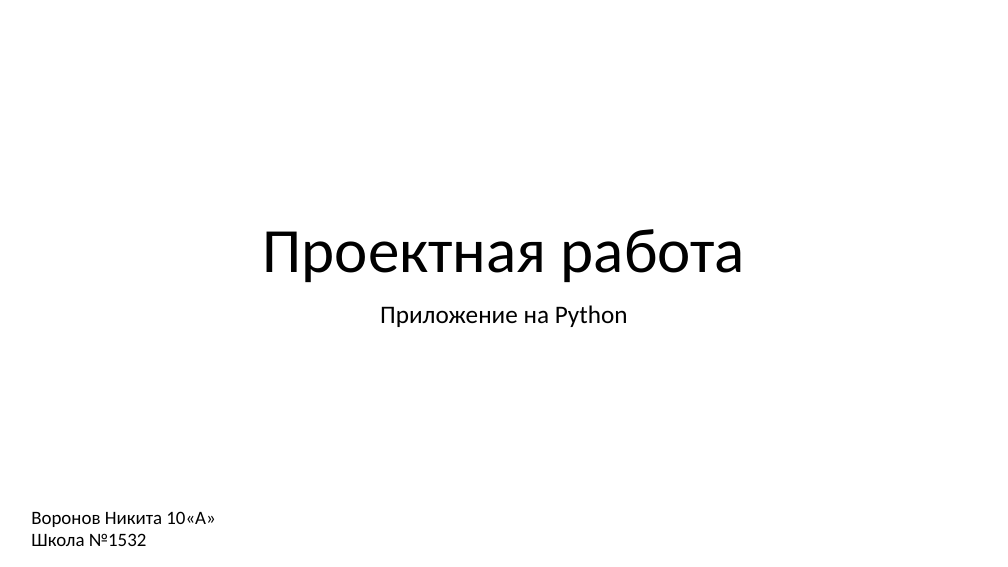
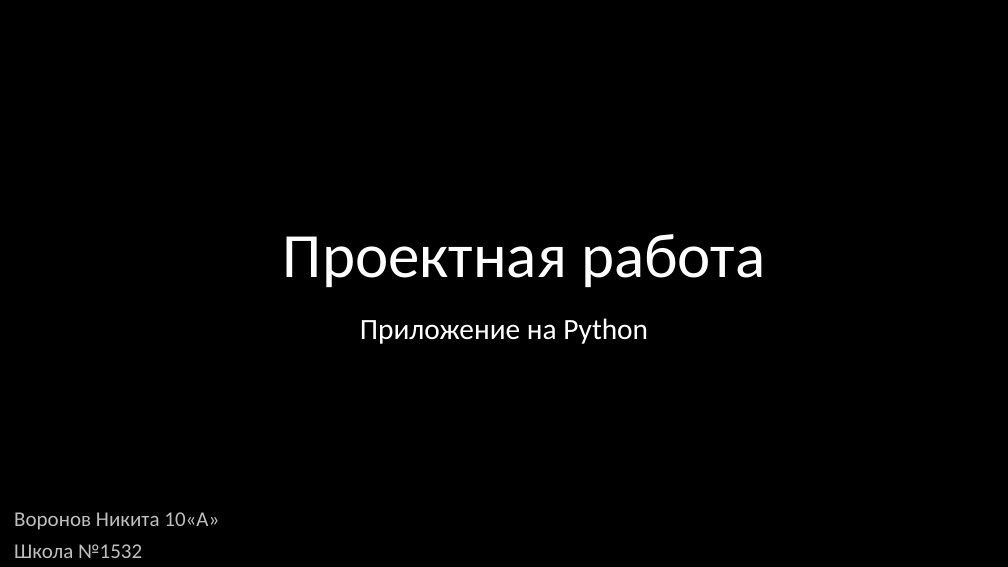
Before and after one commit to voronov-nikita/DoubleScreen, a slide deck: slide 1 of individualProject.pptx. Drawn at 1008x567 pixels with LibreOffice and Linux fonts; fonts in the diff are those of the drawing; background and template pictures are left out. Boxes give left, top, right and bottom in pixels: in the first picture for what was removed or moved away, otherwise in the second. Text is boxed around its words. In the diff, an @@ line names an element or a change of style, - is before the commit and + after.

Commit message:
pptx

```diff
--- a/individualProject.pptx
+++ b/individualProject.pptx
@@ background #FFFFFF to picture (left out) @@
@@ title "Проектная работа": place and size @@
-title "Проектная работа" at box(263, 229, 745, 282)
+title "Проектная работа" at box(283, 234, 765, 287)
@@ title "Проектная работа" at box(283, 234, 765, 287): text colour #000000 to #FFFFFF @@
@@ subtitle "Приложение на Python": place and size @@
-subtitle "Приложение на Python" at box(380, 305, 628, 327)
+subtitle "Приложение на Python" at box(360, 318, 648, 344)
@@ subtitle "Приложение на Python" at box(360, 318, 648, 344): size 24 to 28 pt, text colour #000000 to #FFFFFF @@
@@ text "Воронов Никита 10«А»": place and size @@
-text "Воронов Никита 10«А»" at box(31, 511, 215, 546)
+text "Воронов Никита 10«А»" at box(14, 512, 219, 558)
@@ text "Воронов Никита 10«А»" at box(14, 512, 219, 558): size 18 to 20 pt, text colour #000000 to #BFBFBF; more space between paragraphs @@
```
Also in this commit, not shown: 1 slide added, 1 slide removed.
